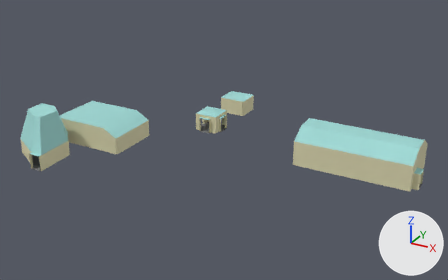
Before and after pictures for a commit that changed the FBX model Assets/Resources/Environment/Rooms/Mesh/Rooms.FBX.
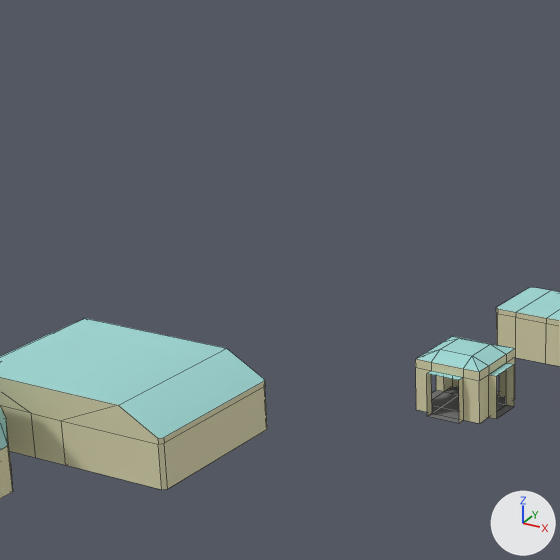
Each version appears first whole from a camera (50 mm lens) standing at (50.9, -68.0, 42.2) and looking at (7.1, 11.6, 2.3), and next in a close-up on the part from 15% to 54% of the width and 0% to 63% of the height. Every picture has the same lights, and +X, +Y and +Z are marked at lower right. The close-ups show mesh edges as thin lines. Where no turn or scale is listed for an object, it has been applied to the vertices.

Names of what the first close-up shows: 'Room01', 'Room03', 'Room04', 'Room05'.
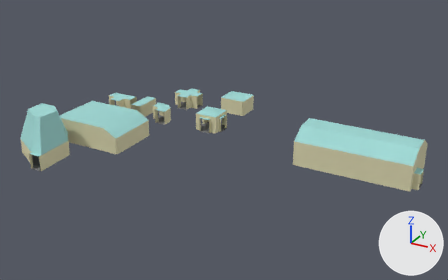
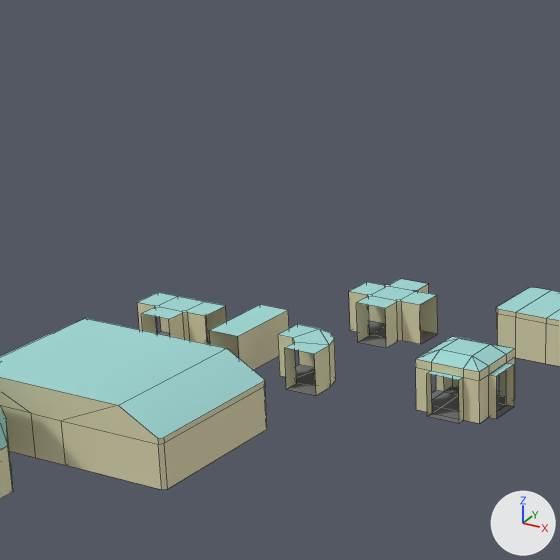
Changed parts and their boxes (x1, y1, x2, y2) in the close-ups (560 x 560 px):
'corridorNESW', added: after (349, 279, 438, 348)
    faces in mat_walls01 (beige #ddd8b1): (349, 284, 438, 348)
    faces in mat_ceiling01 (cyan #9fd8d5): (350, 279, 436, 308)
    faces in mat_floor01 (grey #797979): (359, 321, 437, 348)
'corridorSW', added: after (278, 324, 336, 395)
    faces in mat_walls01 (beige #ddd8b1): (278, 335, 336, 395)
    faces in mat_ceiling01 (cyan #9fd8d5): (278, 324, 334, 354)
    faces in mat_floor01 (grey #797979): (288, 365, 316, 395)
'corridorNS', added: after (209, 305, 289, 370)
    faces in mat_walls01 (beige #ddd8b1): (209, 310, 289, 370)
    faces in mat_ceiling01 (cyan #9fd8d5): (210, 305, 287, 336)
'corridorESW', added: after (137, 292, 227, 345)
    faces in mat_walls01 (beige #ddd8b1): (137, 302, 227, 344)
    faces in mat_ceiling01 (cyan #9fd8d5): (138, 292, 225, 319)

Edits to the bpy script that builds the scene:
```text
Add me_corridorsw_ncl1_1:
    me_corridorsw_ncl1_1.from_pydata(...)  # 20 vertices, 16 faces; spans x -2.5..1.0, y -2.5..1.0, z 0.0..2.5
    # faces by material slot: [4, 8, 4]
    me_corridorsw_ncl1_1.materials.append(mat_floor01)  # grey #797979
    me_corridorsw_ncl1_1.materials.append(mat_walls01)  # beige #ddd8b1
    me_corridorsw_ncl1_1.materials.append(mat_ceiling01)  # cyan #9fd8d5
Add me_corridornesw_ncl1_1:
    me_corridornesw_ncl1_1.from_pydata(...)  # 48 vertices, 30 faces; spans x -2.5..2.5, y -2.5..2.5, z 0.0..2.5
    # faces by material slot: [9, 12, 9]
    me_corridornesw_ncl1_1.materials.append(mat_floor01)  # grey #797979
    me_corridornesw_ncl1_1.materials.append(mat_walls01)  # beige #ddd8b1
    me_corridornesw_ncl1_1.materials.append(mat_ceiling01)  # cyan #9fd8d5
Add me_corridoresw_ncl1_1:
    me_corridoresw_ncl1_1.from_pydata(...)  # 32 vertices, 21 faces; spans x -2.5..2.5, y -2.5..1.0, z 0.0..2.5
    # faces by material slot: [6, 9, 6]
    me_corridoresw_ncl1_1.materials.append(mat_floor01)  # grey #797979
    me_corridoresw_ncl1_1.materials.append(mat_walls01)  # beige #ddd8b1
    me_corridoresw_ncl1_1.materials.append(mat_ceiling01)  # cyan #9fd8d5
Add me_corridorns_ncl1_1:
    me_corridorns_ncl1_1.from_pydata([(-1.0, -2.5, 0.0), (1.0, -2.5, 0.0), (-1.0, 2.5, 0.0), (1.0, 2.5, 0.0), (-1.0, -2.5, 2.5), (1.0, -2.5, 2.5), (-1.0, 2.5, 2.5), (1.0, 2.5, 2.5)], [], [(0, 1, 3, 2), (4, 6, 7, 5), (1, 5, 7, 3), (2, 6, 4, 0)])
    for i in [2, 3]: me_corridorns_ncl1_1.polygons[i].material_index = 1
    for i in [1]: me_corridorns_ncl1_1.polygons[i].material_index = 2
    me_corridorns_ncl1_1.materials.append(mat_floor01)  # grey #797979
    me_corridorns_ncl1_1.materials.append(mat_walls01)  # beige #ddd8b1
    me_corridorns_ncl1_1.materials.append(mat_ceiling01)  # cyan #9fd8d5
Add ob_corridorsw:
    ob_corridorsw = bpy.data.objects.new('corridorSW', me_corridorsw_ncl1_1)
    ob_corridorsw.location = (-8.98, 19.56, 0.0)
Add ob_corridornesw:
    ob_corridornesw = bpy.data.objects.new('corridorNESW', me_corridornesw_ncl1_1)
    ob_corridornesw.location = (-9.51, 27.78, 0.0)
Add ob_corridoresw:
    ob_corridoresw = bpy.data.objects.new('corridorESW', me_corridoresw_ncl1_1)
    ob_corridoresw.location = (-19.47, 20.12, 0.0)
Add ob_corridorns:
    ob_corridorns = bpy.data.objects.new('corridorNS', me_corridorns_ncl1_1)
    ob_corridorns.location = (-14.33, 19.78, 0.0)
```
